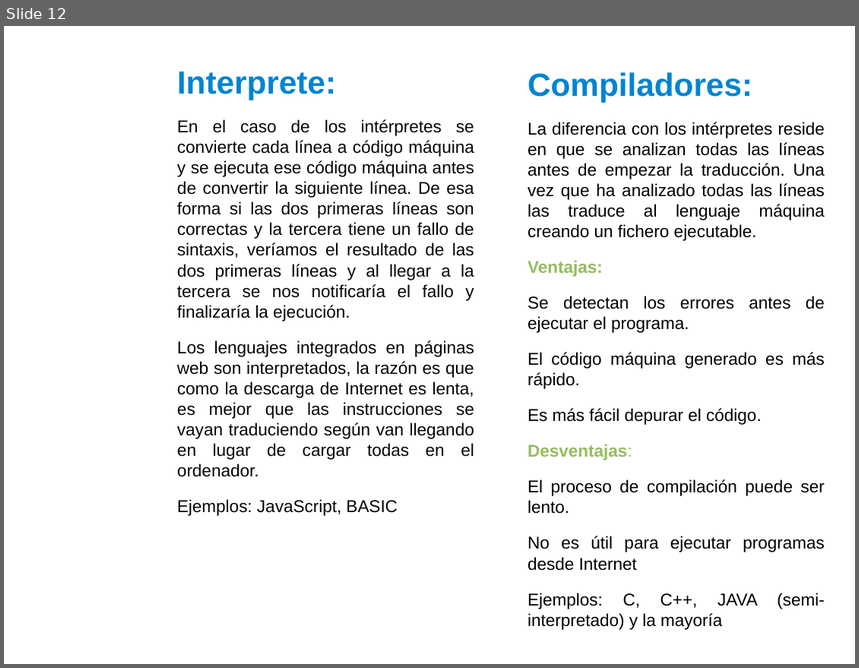
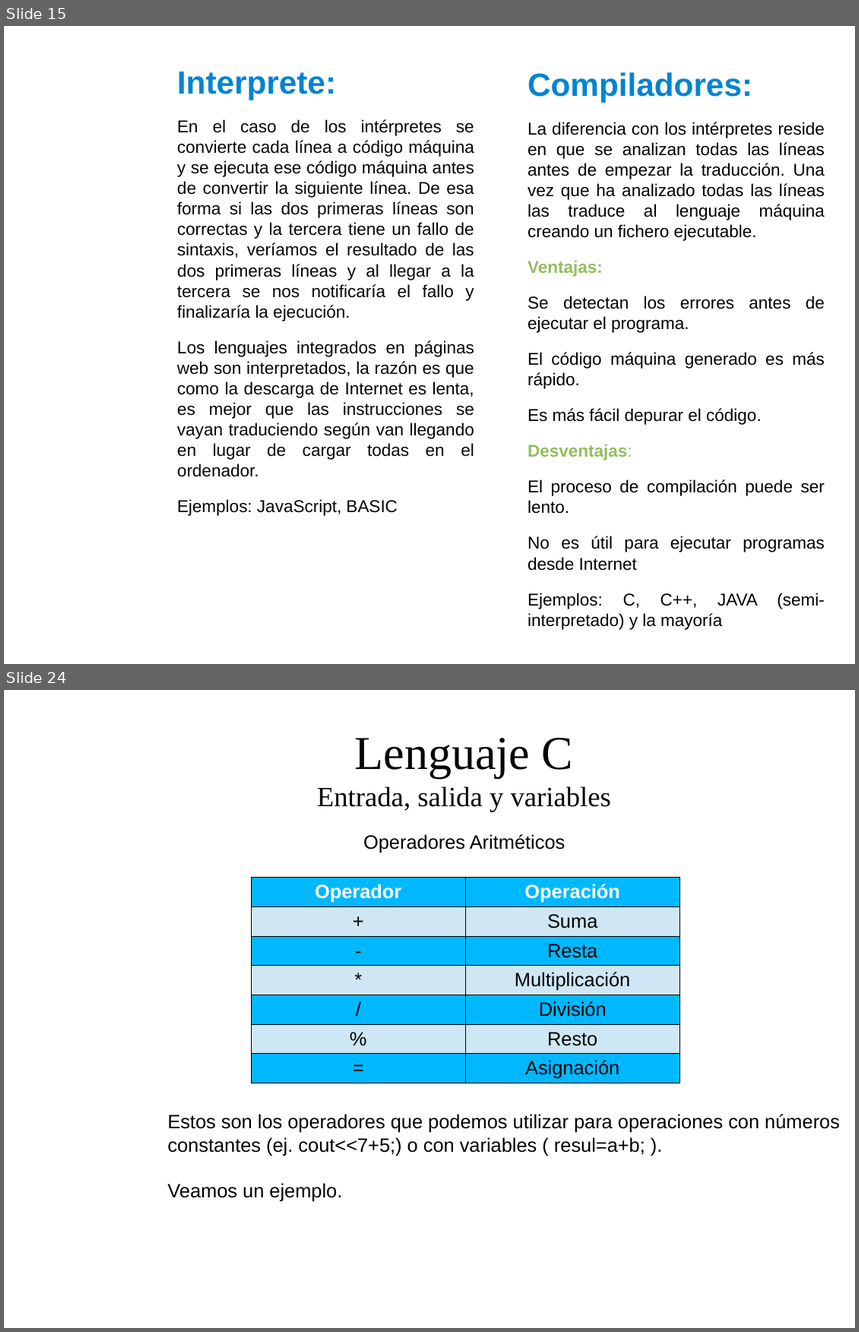
Before and after one commit to dolpo04/2bach, a slide deck: unidades/01_introduccion_a_la_programacion/presentacion/Tema1: Introduccion a la programacion.odp. Shown one above the other, each under a label of ours: slide 12 before the commit, slides 15 and 24 after it; the slides between them are not shown. The pictures are 859x668 and 859x1332 pixels, drawn with LibreOffice and Linux fonts; fonts in the diff are those of the drawing; background and template pictures are left out. Boxes give left, top, right and bottom in pixels: in the first picture for what was removed or moved away, otherwise in the second. Text is boxed around its words. In the diff, an @@ line names an element or a change of style, - is before the commit and + after.

```diff
--- a/unidades/01_introduccion_a_la_programacion/presentacion/Tema1: Introduccion a la programacion.odp
+++ b/unidades/01_introduccion_a_la_programacion/presentacion/Tema1: Introduccion a la programacion.odp
@@ slide 24 added at [4, 690, 855, 1328], background picture (left out) @@
@@ title added at [317, 738, 611, 812], 26 pt, text #050505 @@
+Lenguaje C
+Entrada, salida y variables
@@ text added at [363, 834, 566, 853], 18 pt, text #000000 @@
+Operadores Aritméticos
@@ table added at [251, 878, 680, 1084], 7 rows, 2 columns @@
+Operador | Operación
++ | Suma
+- | Resta
+* | Multiplicación
+/ | División
+% | Resto
+= | Asignación
@@ text added at [167, 1114, 840, 1202], 18 pt, text #000000 @@
+Estos son los operadores que podemos utilizar para operaciones con números
+constantes (ej. cout<<7+5;) o con variables ( resul=a+b; ).
+Veamos un ejemplo.
@@ what was slide 12 is now slide 15 @@
```
Also in this commit, not shown: 14 other slides added.
